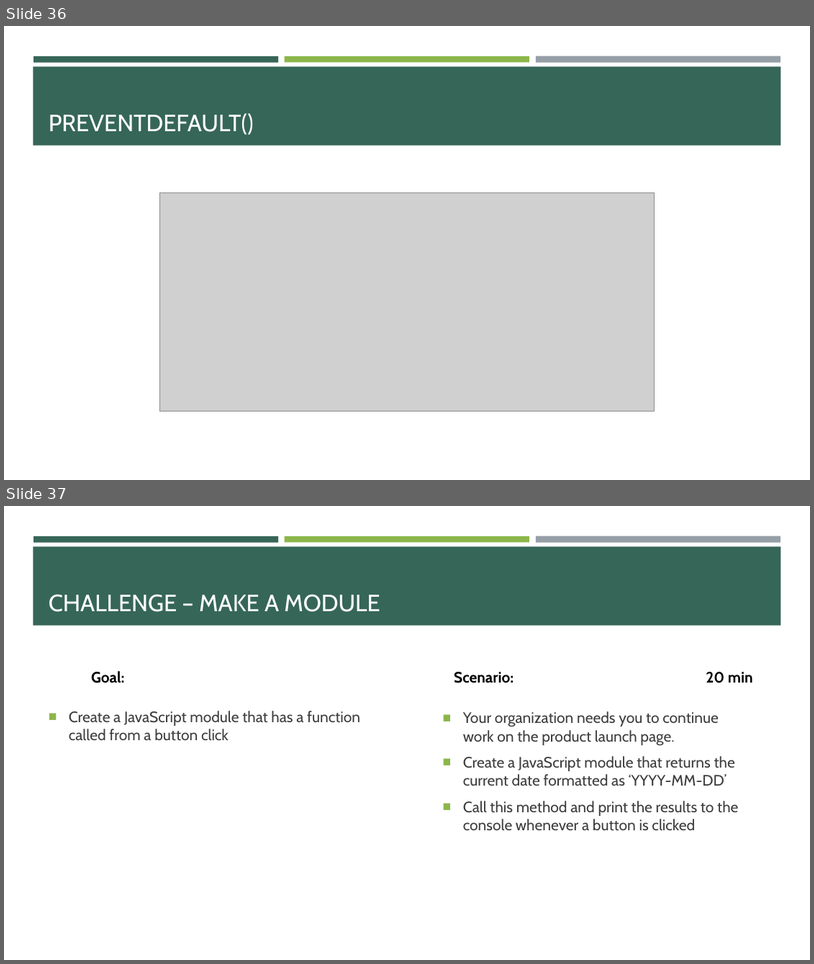
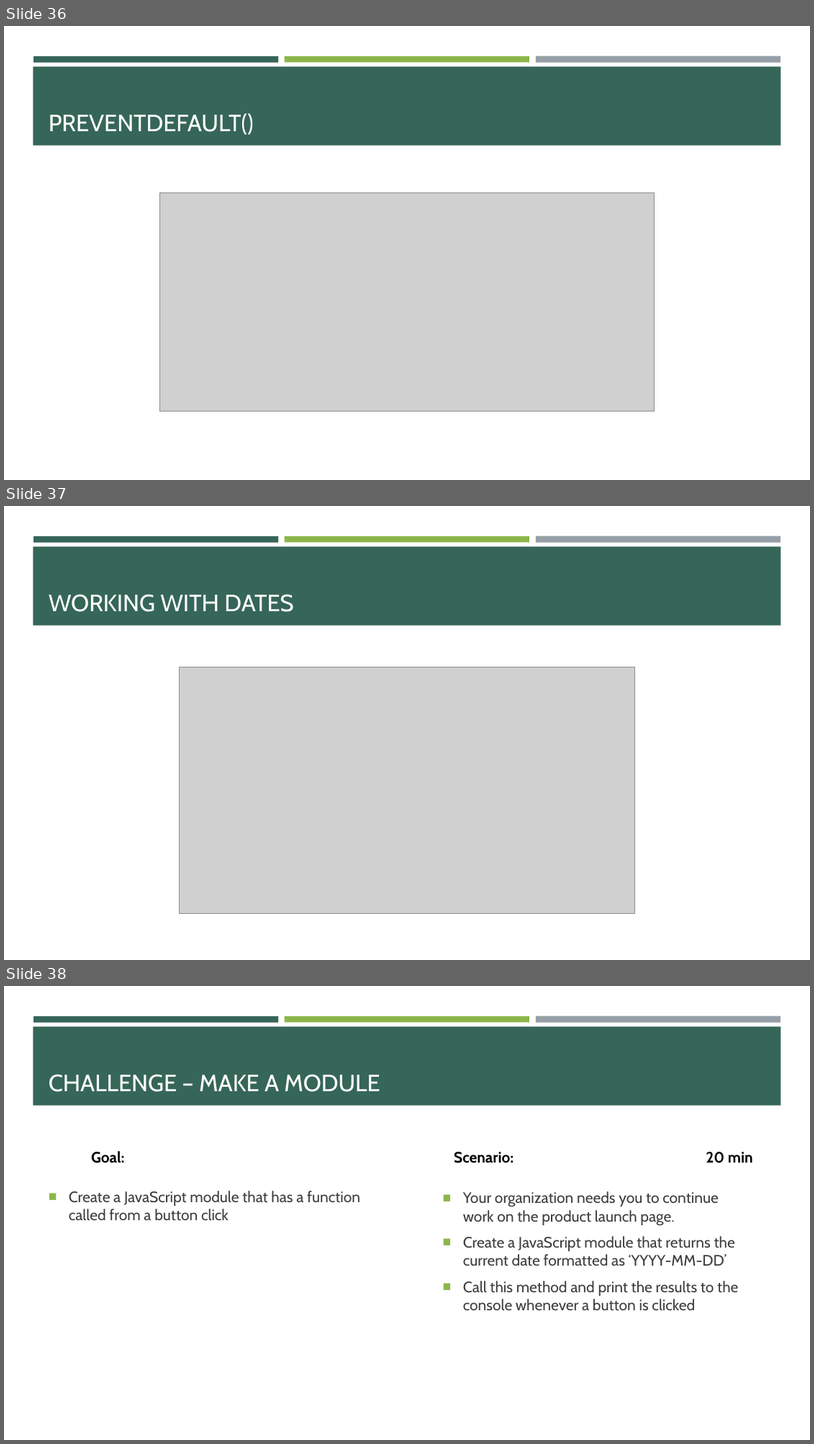
Before and after one commit to e-m-wilson/SNOW, a slide deck: Week_1/004-JavaScript/JavaScript.pptx. Shown one above the other, each under a label of ours: slides 36 and 37 before the commit, slides 36, 37 and 38 after it. The pictures are 814x964 and 814x1444 pixels, drawn with LibreOffice and Linux fonts; fonts in the diff are those of the drawing; grey boxes stand for pictures. Boxes give left, top, right and bottom in pixels: in the first picture for what was removed or moved away, otherwise in the second. Text is boxed around its words. In the diff, an @@ line names an element or a change of style, - is before the commit and + after.

```diff
--- a/Week_1/004-JavaScript/JavaScript.pptx
+++ b/Week_1/004-JavaScript/JavaScript.pptx
@@ slide 37 added at (4, 506, 810, 960), background #FFFFFF; not listed: 4 template elements that a slide beside it also shows @@
@@ title added at (49, 594, 293, 612), 28 pt, text #FFFFFF @@
+WORKING WITH DATES
@@ picture added at (179, 667, 635, 913) @@
@@ what was slide 37 is now slide 38 @@
```
Also in this commit, not shown: 1 slide changed.
